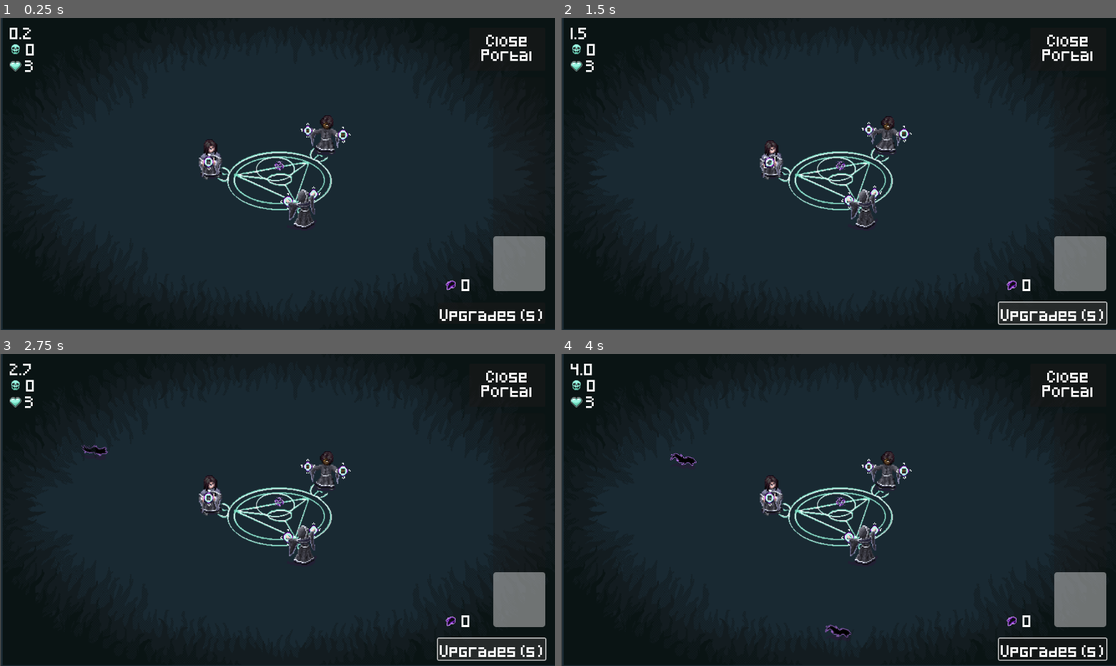
Above: before the commit, frames 1-4 (two rows, left to right).
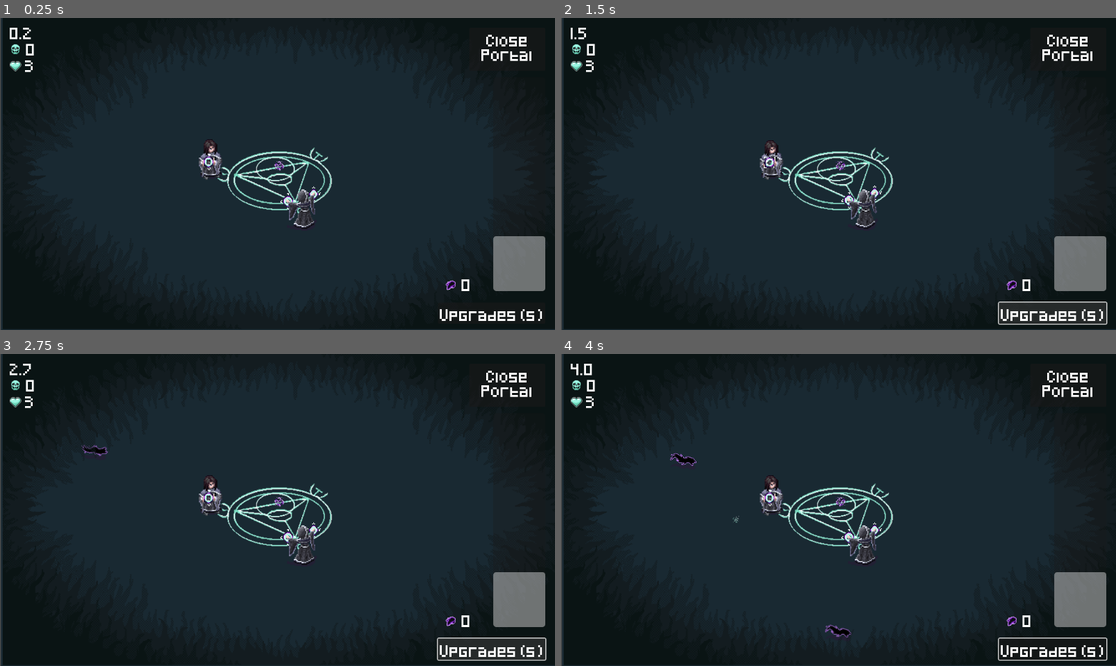
Above: after the commit, the same moments.

Repository: alifeee/loop
Game: Godot game, scene res://scenes/main.tscn
The game is run twice, just before and just after one commit, with the same random seed, the same clock (stepped at 60 frames per second) and the same inputs. The engine's default icon, where the game draws it, is replaced by a stand-in: a white triangle on a blue panel in a dark square.
Inputs (mouse positions are in pixels of both pictures, inside the frame that each line leads up to):
- Up to frame 1 (0.25 s): no input
- Up to frame 2 (1.5 s): click "Upgrades (s)" at 0.5 s; click "Upgrades (s)" at 1.25 s
- Up to frame 3 (2.75 s): click "Upgrades (s)" at 2 s
- Up to frame 4 (4 s): move the mouse to (960, 494) at 2.77 s; press the mouse at (960, 494) at 2.78 s; move the mouse to (727, 525) at 3.52 s; release the mouse at (727, 525) at 3.53 s; click (727, 525) at 3.6 s

The runs differ from the first frame. In frame 1, 0.4% of the frame differs, in the area x 54-64%, y 31-44%; in frame 2, 0.4%; in frame 3, 0.4%; in frame 4, 0.4%, in the area x 30-64%, y 31-55%.

Commit message:
add animation for dispeling spell

Diff:
--- a/scenes/loop_segment.tscn
+++ b/scenes/loop_segment.tscn
@@ -28,7 +28,7 @@
 }],
 "loop": true,
 "name": &"default",
-"speed": 5.0
+"speed": 2.0
 }, {
 "frames": [],
 "loop": true,
@@ -39,4 +39,4 @@
 [node name="LoopSegment" type="AnimatedSprite2D"]
 sprite_frames = SubResource("SpriteFrames_m5s2p")
 autoplay = "default"
-frame_progress = 0.748191
+frame_progress = 0.759292
--- a/scenes/main.tscn
+++ b/scenes/main.tscn
@@ -7,15 +7,13 @@
 [ext_resource type="Texture2D" uid="uid://br1a4v37vsbi3" path="res://assets/non-animations/portal.png" id="2_tbgi4"]
 [ext_resource type="PackedScene" uid="uid://cpk7kjhmokc6l" path="res://scenes/globals.tscn" id="2_tipki"]
 [ext_resource type="Texture2D" uid="uid://cleacvb483w7q" path="res://assets/animations/portal/portal_summoning_spirte.png" id="4_o6xl0"]
-[ext_resource type="PackedScene" uid="uid://c23vyokedh25j" path="res://scenes/loop.tscn" id="5_tbgi4"]
 [ext_resource type="Script" uid="uid://b1o1776rup4my" path="res://scripts/userinterface.gd" id="5_tefeu"]
 [ext_resource type="Script" uid="uid://hk7nfw1jlh" path="res://scripts/centre.gd" id="5_ya4ey"]
-[ext_resource type="Script" uid="uid://byc17nc8ui05a" path="res://scripts/animated_sprite.gd" id="6_85g3d"]
+[ext_resource type="Script" path="res://scripts/animated_sprite.gd" id="6_85g3d"]
 [ext_resource type="Texture2D" uid="uid://bxfqa5s4dtr7e" path="res://assets/animations/wizards/wizard1.png" id="9_a8y0u"]
 [ext_resource type="Texture2D" uid="uid://b5gxhyr86q5is" path="res://assets/animations/wizards/wizard2.png" id="10_jkv2x"]
-[ext_resource type="Texture2D" uid="uid://ctkk1fc8jkvjl" path="res://assets/animations/wizards/wizard3.png" id="11_jbj1t"]
 [ext_resource type="Texture2D" uid="uid://camjl37g7bruo" path="res://assets/non-animations/backgrounf_shadow.png" id="12_eb6dy"]
-[ext_resource type="PackedScene" uid="uid://by8cyvtvv8mie" path="res://scenes/game_ui.tscn" id="15_jkv2x"]
+[ext_resource type="PackedScene" path="res://scenes/game_ui.tscn" id="15_jkv2x"]
 
 [sub_resource type="AtlasTexture" id="AtlasTexture_tipki"]
 atlas = ExtResource("4_o6xl0")
@@ -100,31 +98,9 @@
 "speed": 2.5
 }]
 
-[sub_resource type="AtlasTexture" id="AtlasTexture_dp3eg"]
-atlas = ExtResource("11_jbj1t")
-region = Rect2(0, 0, 64, 64)
-
-[sub_resource type="AtlasTexture" id="AtlasTexture_yc10j"]
-atlas = ExtResource("11_jbj1t")
-region = Rect2(64, 0, 64, 64)
-
-[sub_resource type="SpriteFrames" id="SpriteFrames_jscy8"]
-animations = [{
-"frames": [{
-"duration": 1.0,
-"texture": SubResource("AtlasTexture_dp3eg")
-}, {
-"duration": 1.0,
-"texture": SubResource("AtlasTexture_yc10j")
-}],
-"loop": true,
-"name": &"default",
-"speed": 2.5
-}]
-
 [node name="Node2D2" type="Node2D" node_paths=PackedStringArray("loop1")]
 script = ExtResource("1_jyhfs")
-loop1 = NodePath("Loop1")
+loop1 = NodePath("")
 DAMAGE_PERCENT = 100.0
 
 [node name="Polygon2D" type="Polygon2D" parent="."]
@@ -182,13 +158,6 @@
 sprite_frames = SubResource("SpriteFrames_yc10j")
 autoplay = "default"
 
-[node name="Wizard3" type="AnimatedSprite2D" parent="Centre"]
-texture_filter = 1
-position = Vector2(100, -80)
-scale = Vector2(2, 2)
-sprite_frames = SubResource("SpriteFrames_jscy8")
-autoplay = "default"
-
 [node name="Spawner" type="Node2D" parent="." node_paths=PackedStringArray("timer", "ratetimer")]
 position = Vector2(576, 324)
 script = ExtResource("1_0wfyh")
@@ -202,9 +171,6 @@
 [node name="RateTimer" type="Timer" parent="Spawner"]
 
 [node name="DemonDrops" type="Node2D" parent="Spawner"]
-
-[node name="Loop1" parent="." instance=ExtResource("5_tbgi4")]
-position = Vector2(-44, -48)
 
 [node name="CanvasLayer" type="CanvasLayer" parent="."]
 visible = false
--- a/scripts/player.gd
+++ b/scripts/player.gd
@@ -17,10 +17,13 @@
 @export_group("Loop Damage")
 @export var LOOP_RADIUS: float = 50
 @export var DAMAGE_PERCENT: float = 50
+@export_group("Loop Visuals")
+@export var DISPEL_DISTANCE: float = 25
+@export var DISPEL_TIME: float = 0.15
 
 var loop_distance: float = 0
 var mouse_positions: Array[Vector2] = []
-var loop_segments: Array[Node2D] = []
+var loop_segments: Array[AnimatedSprite2D] = []
 var is_held = false
 var is_valid = false
 
@@ -37,11 +40,20 @@
 
 func _process(delta: float) -> void:
 	if len(mouse_positions) > 0:
-		is_valid = is_big_enough_area(mouse_positions) and is_close_enough_to_start(mouse_positions)
-		if is_valid:
-			make_spell_valid()
+		var is_big_enough = is_big_enough_area(mouse_positions)
+		var is_close_enough = is_close_enough_to_start(mouse_positions)
+		if is_big_enough and is_close_enough:
+			print("v2!")
+			make_spell_valid_level2()
+			is_valid = true
+		elif is_big_enough:
+			print("v1!")
+			make_spell_valid_level1()
+			is_valid = false
 		else:
+			print("i!")
 			make_spell_invalid()
+			is_valid = false
 	else:
 		is_valid = false
 		make_spell_invalid()
@@ -52,9 +64,33 @@
 func make_spell_invalid():
 	for sparkle in loop_segments:
 		sparkle.modulate = Color("#fff")
-func make_spell_valid():
+		sparkle.speed_scale = 1
+func make_spell_valid_level1():
+	for sparkle in loop_segments:
+		sparkle.modulate = Color("#fee")
+		sparkle.speed_scale = 5
+func make_spell_valid_level2():
 	for sparkle in loop_segments:
 		sparkle.modulate = Color("#f66")
+		sparkle.speed_scale = 10
+func dispel():
+	for sparkle in loop_segments:
+		var tween = get_tree().create_tween()
+		var angle = rng.randf_range(0,2*PI)
+		var new_position = sparkle.position + Vector2(
+			DISPEL_DISTANCE * cos(angle),
+			DISPEL_DISTANCE * sin(angle)
+		)
+		var dispel_time =  DISPEL_TIME if is_valid else DISPEL_TIME * 5
+		tween.tween_property(
+			sparkle, "position", new_position, dispel_time
+		).set_trans(Tween.TRANS_SINE).set_ease(Tween.EASE_OUT)
+		tween.tween_property(
+			sparkle, "modulate:a", 0, dispel_time
+		)
+		tween.tween_callback(
+			sparkle.queue_free
+		)
 
 func do_loop_damage(pos: Vector2, radius: float) -> void:
 	# check if each demon is in range and hit if it is
@@ -73,6 +109,13 @@
 	add_child(loop)
 
 # checks
+#func is_too_long(mouse_history) -> bool:
+	#var distance = 0
+	#for i in range(1,len(mouse_history)):
+		#var v_from = mouse_history[i-1]
+		#var v_to = mouse_history[i]
+		#distance += v_from.distance_to(v_to)
+	#return distance > LOOP_MAX_LENGTH
 func is_big_enough_area(mouse_history) -> bool:
 	var polygon_area = abs(Globals.calc_polygon_area(mouse_history))
 	return polygon_area > LOOP_MIN_AREA
@@ -92,8 +135,7 @@
 	# mouse up or start menu/etc: drop all sprites
 	is_held = false
 	# delete sprite segments
-	for loop_segment in loop_segments:
-		loop_segment.queue_free()
+	dispel()
 	mouse_positions = []
 	loop_segments = []
 
Not shown: 1 places in scenes/main.tscn that only renumber resources
